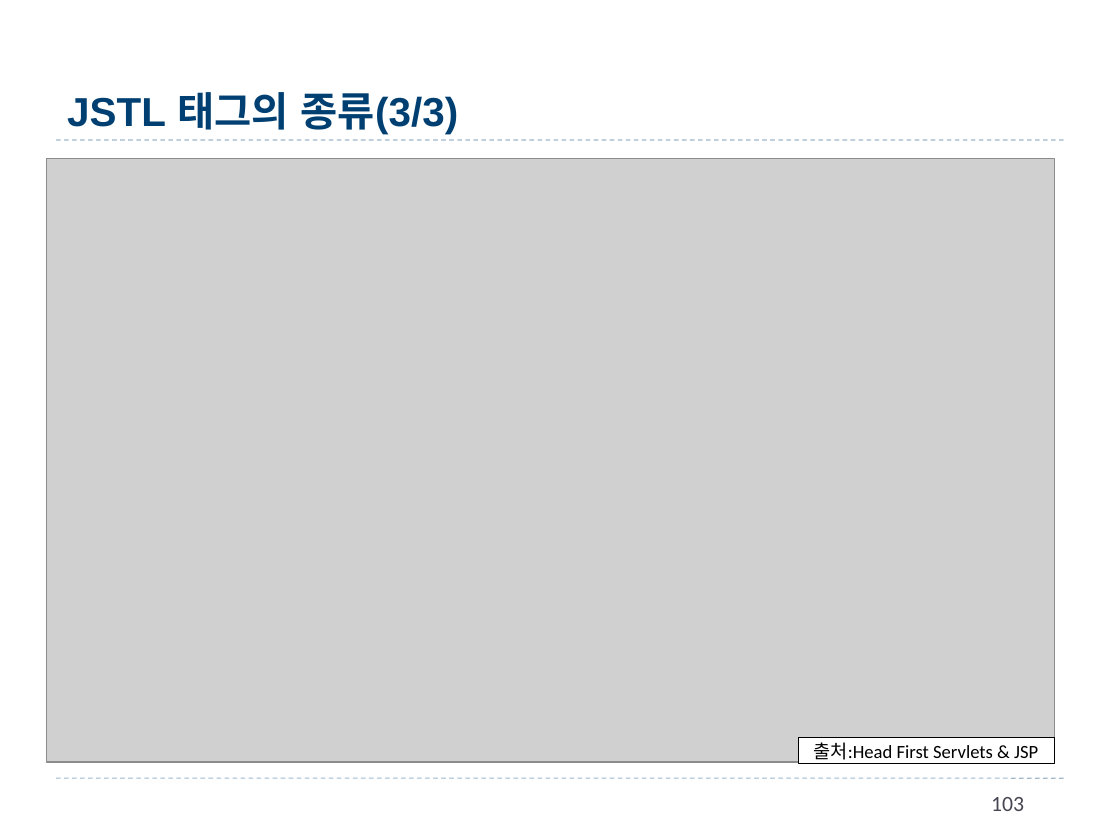
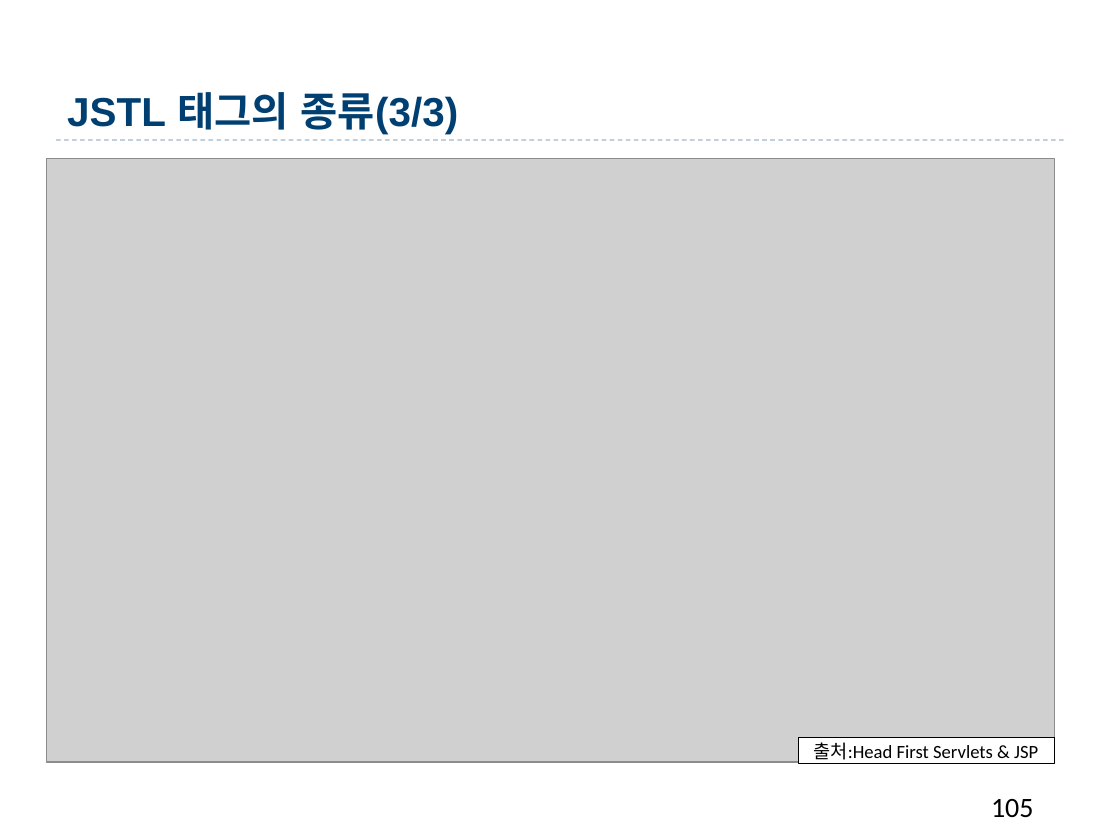
Before and after one commit to qfactor2013/BizStudyParallel, a slide deck: slide 105 of JSP_Servlet/4.Web[김혜경].pptx (slide 103 before the commit). Drawn at 1120x840 pixels with LibreOffice and Linux fonts; fonts in the diff are those of the drawing; grey boxes stand for pictures; background and template pictures are left out. Boxes give left, top, right and bottom in pixels: in the first picture for what was removed or moved away, otherwise in the second. Text is boxed around its words. In the diff, an @@ line names an element or a change of style, - is before the commit and + after.

Commit message:
BizStudyParallel 3 Week 4 Day EL&JSTL c, fn tag and step08_minipj ReFactoring

```diff
--- a/JSP_Servlet/4.Web[김혜경].pptx
+++ b/JSP_Servlet/4.Web[김혜경].pptx
@@ line removed from (56, 778) to (1064, 778) @@
@@ page number at [991,799,1034,818]: text changed; size 14 to 18 pt; text colour #464653 to #000000 @@
-103
+105
```
Also in this commit, not shown: 111 other slides changed, 5 slides added, 2 slides removed, 48 other files.
